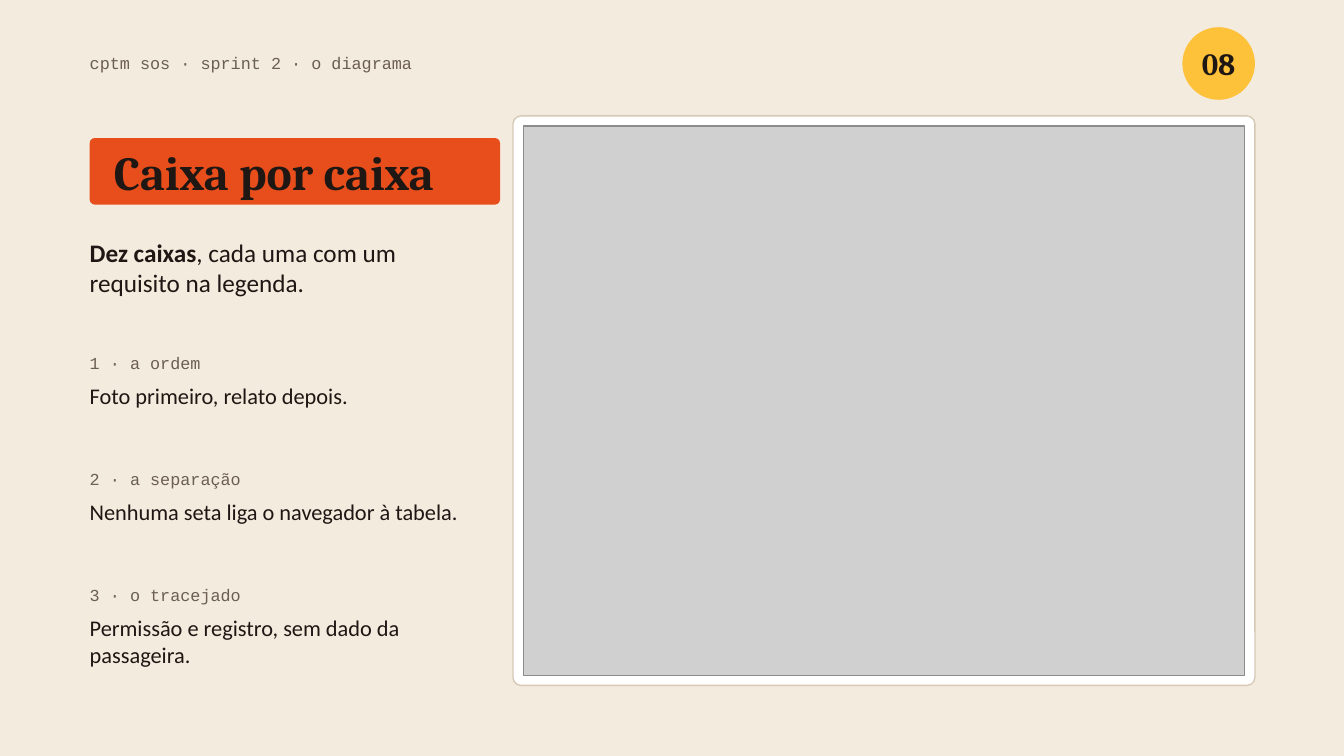
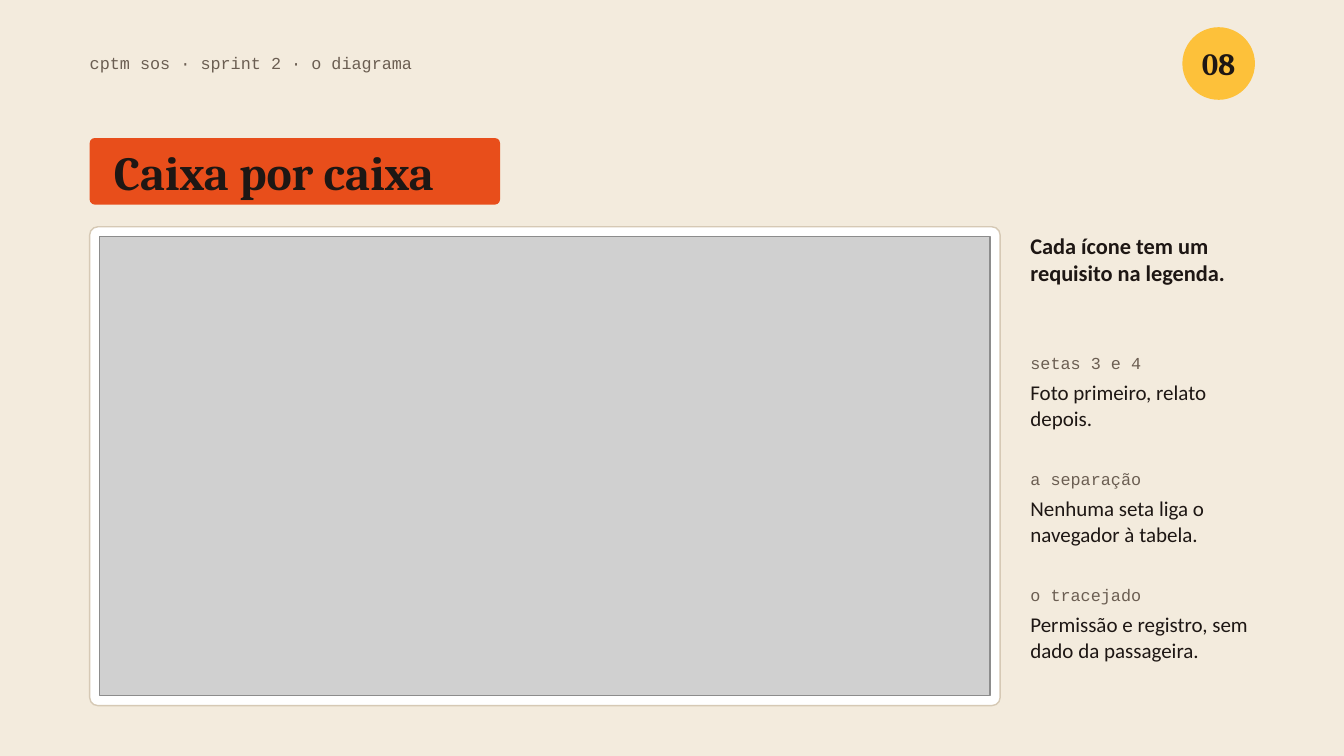
Before and after one commit to dantas6773/cptm-sos-nuvem, a slide deck: slide 8 of apresentacoes/sprint-2.pptx. Drawn at 1344x756 pixels with LibreOffice and Linux fonts; fonts in the diff are those of the drawing; grey boxes stand for pictures. Boxes give left, top, right and bottom in pixels: in the first picture for what was removed or moved away, otherwise in the second. Text is boxed around its words. In the diff, an @@ line names an element or a change of style, - is before the commit and + after.

```diff
--- a/apresentacoes/sprint-2.pptx
+++ b/apresentacoes/sprint-2.pptx
@@ rounded rectangle: place and size @@
-rounded rectangle at <box>513,116,1255,686</box>
+rounded rectangle at <box>90,227,1000,706</box>
@@ rounded rectangle at <box>90,227,1000,706</box>: proportions changed @@
@@ picture: place and size @@
-picture at <box>523,126,1245,676</box>
+picture at <box>100,237,990,696</box>
@@ text at <box>1030,238,1225,285</box>: text changed; size 18 to 16 pt; bold on @@
-Dez caixas, cada uma com um requisito na legenda.
+Cada ícone tem um requisito na legenda.
@@ text removed at <box>90,357,200,369</box> @@
-1 · a ordem
@@ text added at <box>1030,358,1141,369</box>, 12 pt, text #6B5E52 @@
+setas 3 e 4
@@ text "Foto primeiro, relato depois.": place and size @@
-text "Foto primeiro, relato depois." at <box>90,388,348,408</box>
+text "Foto primeiro, relato depois." at <box>1030,385,1206,430</box>
@@ text at <box>1030,473,1142,489</box>: text changed @@
-2 · a separação
+a separação
@@ text "Nenhuma seta liga o navegador ...": place and size @@
-text "Nenhuma seta liga o navegador ..." at <box>90,504,457,524</box>
+text "Nenhuma seta liga o navegador ..." at <box>1030,501,1204,546</box>
@@ text at <box>1030,589,1142,605</box>: text changed @@
-3 · o tracejado
+o tracejado
@@ size 16 to 15 pt in 3 elements at <box>1030,385,1206,430</box>, <box>1030,501,1204,546</box>, <box>1030,617,1247,662</box> @@
@@ text "Permissão e registro, sem dado ...": place and size @@
-text "Permissão e registro, sem dado ..." at <box>90,620,399,667</box>
+text "Permissão e registro, sem dado ..." at <box>1030,617,1247,662</box>
```
Also in this commit, not shown: 5 other files.
